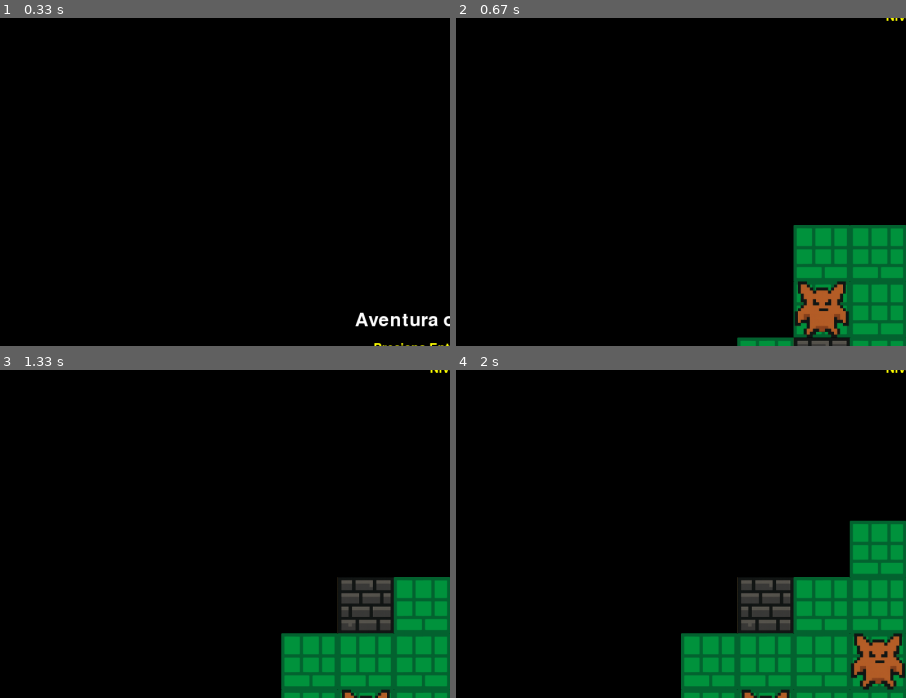
Above: before the commit, frames 1-4 (two rows, left to right).
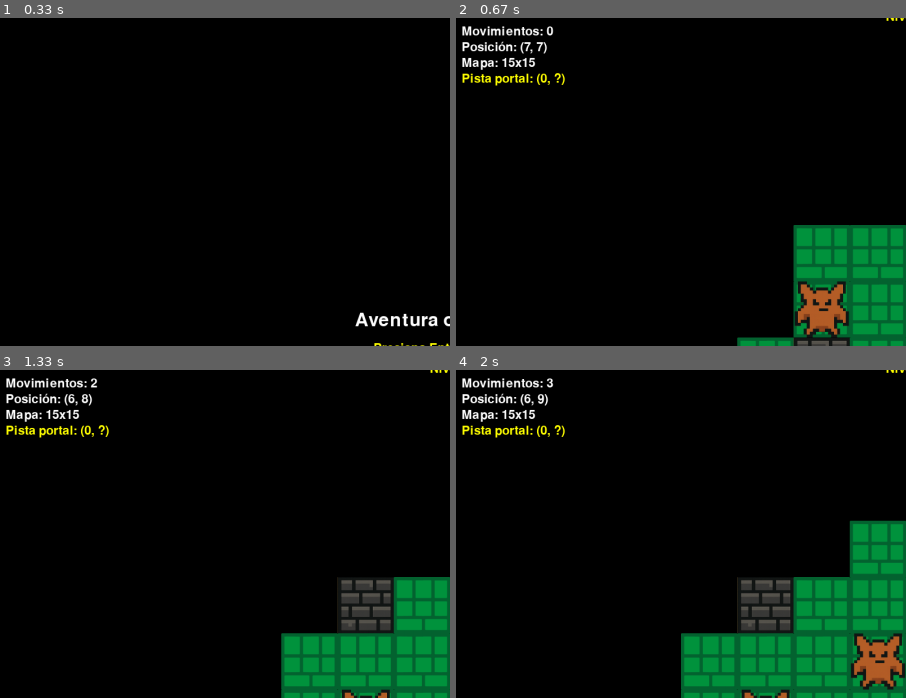
Above: after the commit, the same moments.

Repository: RodarkNess/Funciones-Y-Matrices11
Game: pygame game, started from Funciones-Y-Matrices-main version 11/main.py
Same seed, same stepped clock (60 frames per second), same inputs: the game is played once before the commit and once after it.
Inputs:
- Up to frame 1 (0.33 s): no input
- Up to frame 2 (0.67 s): tap Enter at 0.33 s
- Up to frame 3 (1.33 s): hold D 0.67-1.13 s; hold W from 1.17 s (still down)
- Up to frame 4 (2 s): release W at 1.47 s; hold D 1.5-1.97 s
The pictures show only the part of the screen within x 0-50%, y 3-53%; the shares and areas given below are measured in that part.

Frame 1 is identical in both runs. In frame 2, 1.4% of the frame differs, in the area x 1-25%, y 2-21%; in frame 3, 1.4%; in frame 4, 1.4%.

Commit message:
Correcciones
AHHHHHHHHHHHH!!!!

Diff:
--- a/Funciones-Y-Matrices-main version 11/config.py
+++ b/Funciones-Y-Matrices-main version 11/config.py
@@ -1,6 +1,16 @@
-# Constantes y configuración global
+
+# Constantes y configuración global (con rutas absolutas de assets)
 import pygame
 pygame.init()
+
+from pathlib import Path
+
+# === BASE_DIR absoluto: carpeta que contiene este config.py ===
+BASE_DIR = Path(__file__).resolve().parent
+
+def asset_path(*parts) -> str:
+    """Construye una ruta absoluta hacia assets, independiente del cwd."""
+    return str(BASE_DIR.joinpath(*parts))
 
 SCREEN_WIDTH = 1600
 SCREEN_HEIGHT = 1200
@@ -34,37 +44,37 @@
 SCORE_ITEM = 50
 SCORE_ENEMY = 100
 SCORE_LEVEL = 500
-SCORE_LEVEL_BONUS_PER_LEVEL = 50
+SCORE_LEVEL_BONUS_PER_LEVEL = 50  # bonus adicional por nivel
 
-# --- Texturas ---
-IMG_PLAYER = "assets/images/player.png"
-IMG_ENEMY  = "assets/images/enemy.png"
-IMG_CHEST  = "assets/images/chest.png"
-IMG_PORTAL = "assets/images/portal.png"
-IMG_FLOOR  = "assets/images/floor.png"
-IMG_WALL   = "assets/images/wall.png"
+# --- Texturas (rutas absolutas) ---
+IMG_PLAYER = asset_path('assets', 'images', 'player.png')
+IMG_ENEMY  = asset_path('assets', 'images', 'enemy.png')
+IMG_CHEST  = asset_path('assets', 'images', 'chest.png')
+IMG_PORTAL = asset_path('assets', 'images', 'portal.png')
+IMG_FLOOR  = asset_path('assets', 'images', 'floor.png')
+IMG_WALL   = asset_path('assets', 'images', 'wall.png')
 
 # --- Escala de render ---
 RENDER_SCALE = 1.25  # mantener TILE_SIZE=40 y escalar a 1.25
 
 # --- Sonidos (FX) ---
-SND_CHEST  = "assets/sounds/chest.wav"
-SND_SWORD  = "assets/sounds/sword.wav"
-SND_HURT   = "assets/sounds/hurt.wav"
-SND_PORTAL = "assets/sounds/portal.wav"
+SND_CHEST  = asset_path('assets', 'sounds', 'chest.wav')
+SND_SWORD  = asset_path('assets', 'sounds', 'sword.wav')
+SND_HURT   = asset_path('assets', 'sounds', 'hurt.wav')
+SND_PORTAL = asset_path('assets', 'sounds', 'portal.wav')
 
-# --- Música por estados ---
-SND_MUSIC_TITLE    = "assets/sounds/music.wav"       # loop en título y durante el juego
-SND_MUSIC_GAMEOVER = "assets/sounds/gameover.wav"    # loop en pantalla de Game Over
+# --- Música por estados (rutas absolutas) ---
+SND_MUSIC_TITLE    = asset_path('assets', 'sounds', 'music.wav')     # loop en título/juego
+SND_MUSIC_GAMEOVER = asset_path('assets', 'sounds', 'gameover.wav')  # loop en Game Over
 
 # Volúmenes
 MUSIC_VOLUME = 0.5   # 50 de 100
 FX_VOLUME    = 0.8
 
-# --- HUD icons ---
-HUD_HEART_FULL = "assets/images/heart_full.png"
-HUD_HEART_EMPTY = "assets/images/heart_empty.png"
-HUD_ARMOR_ON = "assets/images/armor_on.png"
-HUD_ARMOR_OFF = "assets/images/armor_off.png"
-HUD_SWORD_ON = "assets/images/sword_on.png"
-HUD_SWORD_OFF = "assets/images/sword_off.png"
+# --- HUD icons (rutas absolutas) ---
+HUD_HEART_FULL  = asset_path('assets', 'images', 'heart_full.png')
+HUD_HEART_EMPTY = asset_path('assets', 'images', 'heart_empty.png')
+HUD_ARMOR_ON    = asset_path('assets', 'images', 'armor_on.png')
+HUD_ARMOR_OFF   = asset_path('assets', 'images', 'armor_off.png')
+HUD_SWORD_ON    = asset_path('assets', 'images', 'sword_on.png')
+HUD_SWORD_OFF   = asset_path('assets', 'images', 'sword_off.png')
--- a/Funciones-Y-Matrices-main version 11/juego.py
+++ b/Funciones-Y-Matrices-main version 11/juego.py
@@ -1,8 +1,11 @@
+
 # Clase Juego (lógica principal y bucle)
 import pygame
 import sys
 import math
 import random
+from pathlib import Path
+
 from config import SCREEN_WIDTH, SCREEN_HEIGHT, TILE_SIZE, VISIBLE_RADIUS, FPS
 from config import BLACK, WHITE, GRAY, DARK_GRAY, GREEN, BROWN, RED, BLUE, YELLOW, PURPLE
 
@@ -23,13 +26,14 @@
     SCORE_LEVEL = 500
     SCORE_LEVEL_BONUS_PER_LEVEL = 50
 
-# Texturas & sonidos
+# Texturas & sonidos & HUD icons
 try:
     from config import IMG_PLAYER, IMG_ENEMY, IMG_CHEST, IMG_PORTAL, IMG_FLOOR, IMG_WALL, RENDER_SCALE
     from config import SND_CHEST, SND_SWORD, SND_HURT, SND_PORTAL
     from config import SND_MUSIC_TITLE, SND_MUSIC_GAMEOVER, MUSIC_VOLUME, FX_VOLUME
     from config import HUD_HEART_FULL, HUD_HEART_EMPTY, HUD_ARMOR_ON, HUD_ARMOR_OFF, HUD_SWORD_ON, HUD_SWORD_OFF
 except Exception:
+    # Fallbacks si algo faltara
     IMG_PLAYER = "assets/images/player.png"
     IMG_ENEMY  = "assets/images/enemy.png"
     IMG_CHEST  = "assets/images/chest.png"
@@ -45,12 +49,12 @@
     SND_MUSIC_GAMEOVER = "assets/sounds/gameover.wav"
     MUSIC_VOLUME = 0.5
     FX_VOLUME    = 0.8
-    HUD_HEART_FULL = "assets/images/heart_full.png"
+    HUD_HEART_FULL  = "assets/images/heart_full.png"
     HUD_HEART_EMPTY = "assets/images/heart_empty.png"
-    HUD_ARMOR_ON = "assets/images/armor_on.png"
-    HUD_ARMOR_OFF = "assets/images/armor_off.png"
-    HUD_SWORD_ON = "assets/images/sword_on.png"
-    HUD_SWORD_OFF = "assets/images/sword_off.png"
+    HUD_ARMOR_ON    = "assets/images/armor_on.png"
+    HUD_ARMOR_OFF   = "assets/images/armor_off.png"
+    HUD_SWORD_ON    = "assets/images/sword_on.png"
+    HUD_SWORD_OFF   = "assets/images/sword_off.png"
 
 from mapa import Mapa
 
@@ -64,12 +68,12 @@
         self.mensaje = ""
         self.mensaje_tiempo = 0
         self.pista_portal = ""
-        self.estado = "inicio"
+        self.estado = "inicio"  # inicio | jugando | gameover
         self.score_total = 0
         self.flash_score_text = ""
         self.flash_score_time = 0
         self.flash_score_duration = 1500
-        self.tile_px = int(TILE_SIZE * (RENDER_SCALE if isinstance(RENDER_SCALE, (int,float)) else 1.0))
+        self.tile_px = int(TILE_SIZE * (RENDER_SCALE if isinstance(RENDER_SCALE, (int, float)) else 1.0))
         # texturas
         self.tex_player = None
         self.tex_enemy = None
@@ -108,7 +112,7 @@
                 return pygame.transform.smoothscale(img, (self.tile_px, self.tile_px))
             except Exception:
                 surf = pygame.Surface((self.tile_px, self.tile_px), pygame.SRCALPHA if use_alpha else 0)
-                surf.fill((200, 0, 200, 180) if use_alpha else (200,0,200))
+                surf.fill((200, 0, 200, 180) if use_alpha else (200, 0, 200))
                 return surf.convert_alpha() if use_alpha else surf.convert()
         self.tex_player = load_scaled(IMG_PLAYER, True)
         self.tex_enemy  = load_scaled(IMG_ENEMY, True)
@@ -116,14 +120,15 @@
         self.tex_portal = load_scaled(IMG_PORTAL, True)
         self.tex_floor  = load_scaled(IMG_FLOOR, False)
         self.tex_wall   = load_scaled(IMG_WALL, False)
+
         # HUD icons (24 px)
         def load_hud(path):
             try:
                 img = pygame.image.load(path).convert_alpha()
                 return pygame.transform.smoothscale(img, (24, 24))
             except Exception:
-                surf = pygame.Surface((24,24), pygame.SRCALPHA)
-                surf.fill((255,0,255,150))
+                surf = pygame.Surface((24, 24), pygame.SRCALPHA)
+                surf.fill((255, 0, 255, 150))
                 return surf
         self.hud_heart_full  = load_hud(HUD_HEART_FULL)
         self.hud_heart_empty = load_hud(HUD_HEART_EMPTY)
@@ -154,7 +159,7 @@
         try:
             pygame.mixer.music.load(SND_MUSIC_TITLE)
             pygame.mixer.music.set_volume(MUSIC_VOLUME)
-            pygame.mixer.music.play(-1)
+            pygame.mixer.music.play(-1)  # loop
         except Exception:
             pass
 
@@ -162,7 +167,7 @@
         try:
             pygame.mixer.music.load(SND_MUSIC_GAMEOVER)
             pygame.mixer.music.set_volume(MUSIC_VOLUME)
-            pygame.mixer.music.play(-1)
+            pygame.mixer.music.play(-1)  # loop
         except Exception:
             pass
 
@@ -366,10 +371,13 @@
                 if self.snd_chest: self.snd_chest.play()
                 if c.contenido == 'armadura':
                     j.armaduras += 1
+                    self.mostrar_mensaje("¡Cofre abierto! ARMADURA obtenida.")
                 elif c.contenido == 'espada':
                     j.espadas += 1
+                    self.mostrar_mensaje("¡Cofre abierto! ESPADA obtenida.")
                 elif c.contenido == 'dinero':
                     j.puntuacion += c.valor
+                    self.mostrar_mensaje(f"¡Cofre abierto! Dinero +{c.valor}. Puntos: {j.puntuacion}")
                 self.score_total += SCORE_ITEM
                 self.mostrar_flash_score(f"+{SCORE_ITEM}")
                 return True
@@ -435,9 +443,9 @@
         pygame.display.flip()
 
     def dibujar_minimapa(self):
-        max_w = MINIMAP_MAX_W if isinstance(MINIMAP_MAX_W, (int,float)) else 220
-        max_h = MINIMAP_MAX_H if isinstance(MINIMAP_MAX_H, (int,float)) else 180
-        margin = MINIMAP_MARGIN if isinstance(MINIMAP_MARGIN, (int,float)) else 10
+        max_w = MINIMAP_MAX_W if isinstance(MINIMAP_MAX_W, (int, float)) else 220
+        max_h = MINIMAP_MAX_H if isinstance(MINIMAP_MAX_H, (int, float)) else 180
+        margin = MINIMAP_MARGIN if isinstance(MINIMAP_MARGIN, (int, float)) else 10
         filas = self.mapa_actual.filas
         columnas = self.mapa_actual.columnas
         tile_w = max_w / max(1, columnas)
@@ -482,6 +490,7 @@
 
     def dibujar_hud(self):
         j = self.mapa_actual.jugador
+
         # --- SOLO ÍCONOS (corazones x2, armadura on/off, espada on/off) ---
         base_x, base_y = 10, 10  # barra superior izquierda
         spacing = 30
@@ -496,15 +505,30 @@
         # Espada
         sword_icon = self.hud_sword_on if j.espadas > 0 else self.hud_sword_off
         self.screen.blit(sword_icon, (base_x + spacing*3, base_y))
+
+        # --- Textos solicitados (debajo de los íconos) ---
+        tx = 10
+        ty = base_y + 35
+        movs_texto = self.font.render(f"Movimientos: {j.movimientos}", True, WHITE)
+        self.screen.blit(movs_texto, (tx, ty))
+        pos_texto = self.font.render(f"Posición: ({j.x}, {j.y})", True, WHITE)
+        self.screen.blit(pos_texto, (tx, ty + 28))
+        mapa_texto = self.font.render(f"Mapa: {self.mapa_actual.filas}x{self.mapa_actual.columnas}", True, WHITE)
+        self.screen.blit(mapa_texto, (tx, ty + 56))
+        pista_texto = self.font.render(f"Pista portal: {self.pista_portal}", True, YELLOW)
+        self.screen.blit(pista_texto, (tx, ty + 84))
+
         # --- Puntaje acumulado TOTAL (arriba derecha) ---
         puntaje_total_surface = self.font.render(f"Puntaje: {self.score_total}", True, WHITE)
         right_x = SCREEN_WIDTH - puntaje_total_surface.get_width() - 10
         self.screen.blit(puntaje_total_surface, (right_x, 10))
+
         # Mensaje temporal
         if self.mensaje:
             msg_surface = self.font.render(self.mensaje, True, YELLOW)
             msg_rect = msg_surface.get_rect(center=(SCREEN_WIDTH // 2, 30))
             self.screen.blit(msg_surface, msg_rect)
+
         # Flash de puntaje
         if self.flash_score_text:
             flash_surface = self.font.render(self.flash_score_text, True, WHITE)
